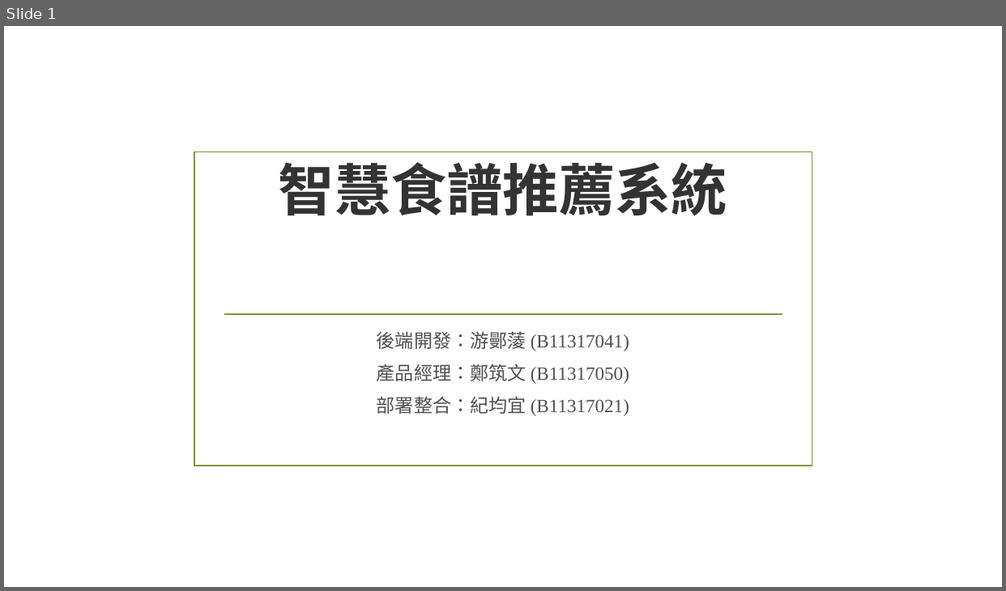
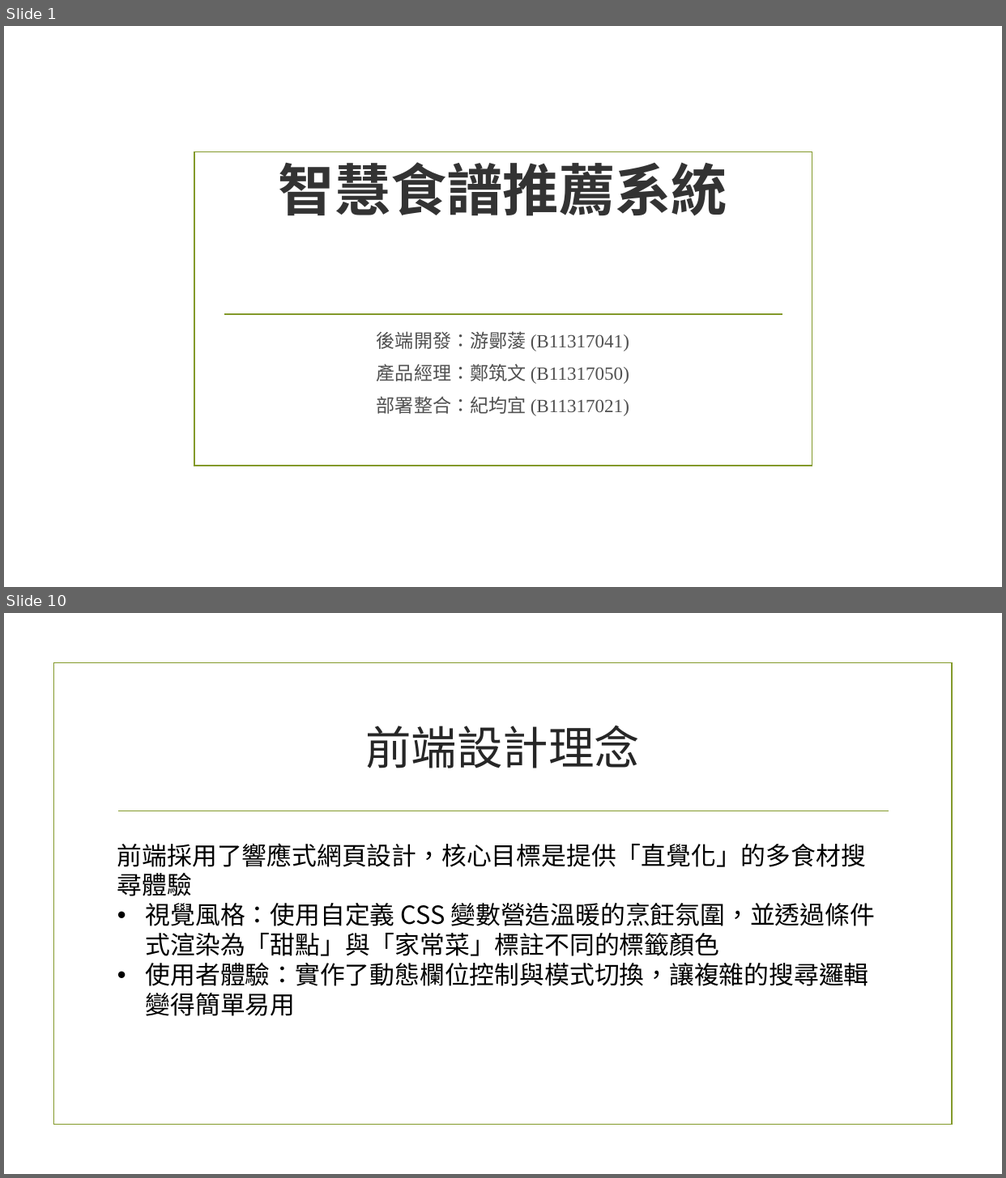
Before and after one commit to megan950628-tech/Final_report_recipe1, a slide deck: 智慧食譜推薦系統：後端架構.pptx. Shown one above the other, each under a label of ours: slide 1 before the commit, slides 1 and 10 after it; the slides between them are not shown. The pictures are 1006x591 and 1006x1178 pixels, drawn with LibreOffice and Linux fonts; fonts in the diff are those of the drawing; background and template pictures are left out. Boxes give left, top, right and bottom in pixels: in the first picture for what was removed or moved away, otherwise in the second. Text is boxed around its words. In the diff, an @@ line names an element or a change of style, - is before the commit and + after.

```diff
--- a/智慧食譜推薦系統：後端架構.pptx
+++ b/智慧食譜推薦系統：後端架構.pptx
@@ slide 10 added at box(4, 613, 1002, 1174), background picture (left out) @@
@@ rectangle added at box(53, 663, 952, 1125), outline #83992A 1.25 pt @@
@@ title added at box(365, 726, 640, 769), 44 pt, text #262626 @@
+前端設計理念
@@ line added from (118, 811) to (889, 811), #83992A 1.25 pt @@
@@ text added at box(117, 843, 875, 1016), 24 pt, text #000000 @@
+前端採用了響應式網頁設計，核心目標是提供「直覺化」的多食材搜尋體驗
+• 視覺風格：使用自定義 CSS 變數營造溫暖的烹飪氛圍，並透過條件式渲染為「甜點」與「家常菜」標註不同的標籤顏色
+• 使用者體驗：實作了動態欄位控制與模式切換，讓複雜的搜尋邏輯變得簡單易用
```
Also in this commit, not shown: 5 slides changed, 6 other slides added.
